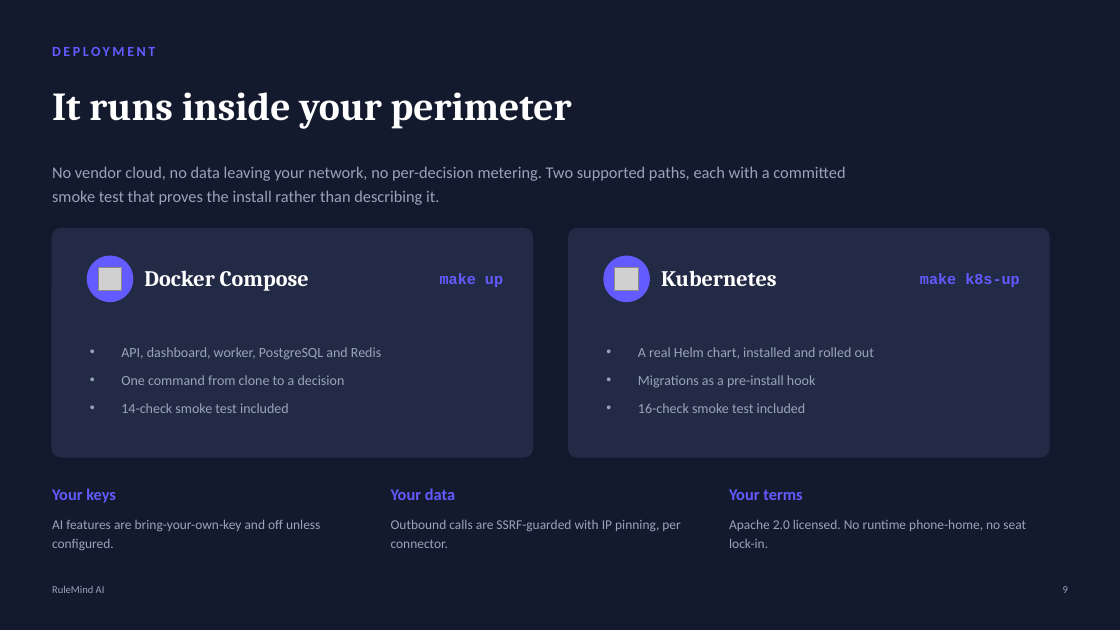
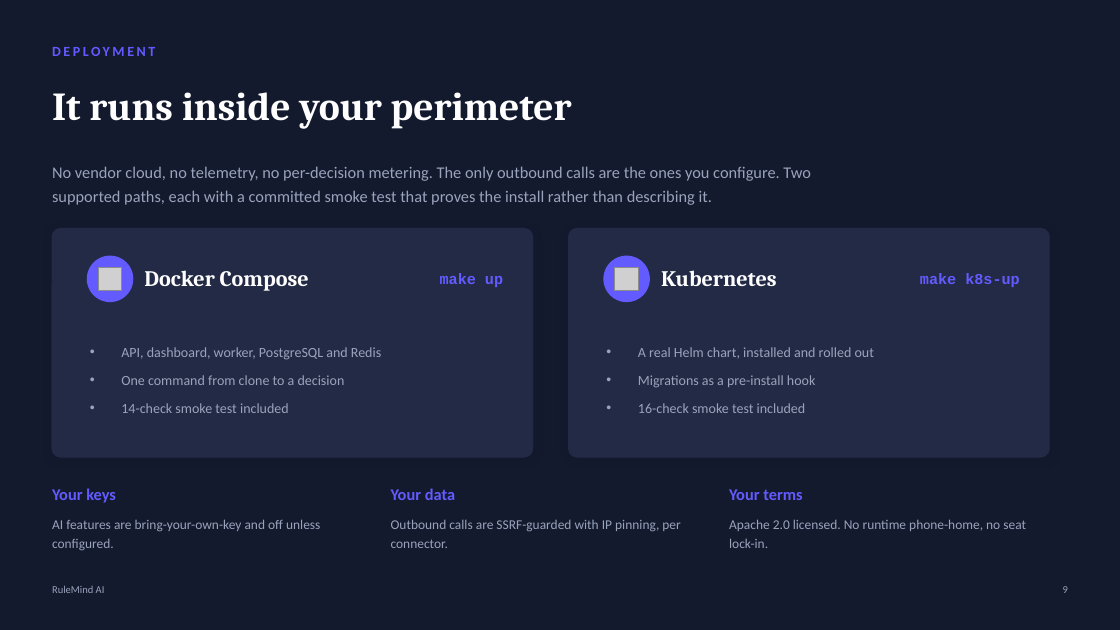
Before and after one commit to tanmayiift/rulemind-ai, a slide deck: slide 9 of docs/deck/RuleMind-AI.pptx. Drawn at 1120x630 pixels with LibreOffice and Linux fonts; fonts in the diff are those of the drawing; grey boxes stand for pictures. Boxes give left, top, right and bottom in pixels: in the first picture for what was removed or moved away, otherwise in the second. Text is boxed around its words. In the diff, an @@ line names an element or a change of style, - is before the commit and + after.

```diff
--- a/docs/deck/RuleMind-AI.pptx
+++ b/docs/deck/RuleMind-AI.pptx
@@ text at [52, 166, 810, 205]: text changed @@
-No vendor cloud, no data leaving your network, no per-decision metering. Two supported paths, each with a committed smoke test that proves the install rather than describing it.
+No vendor cloud, no telemetry, no per-decision metering. The only outbound calls are the ones you configure. Two supported paths, each with a committed smoke test that proves the install rather than describing it.
```
Also in this commit, not shown: 2 other files.
